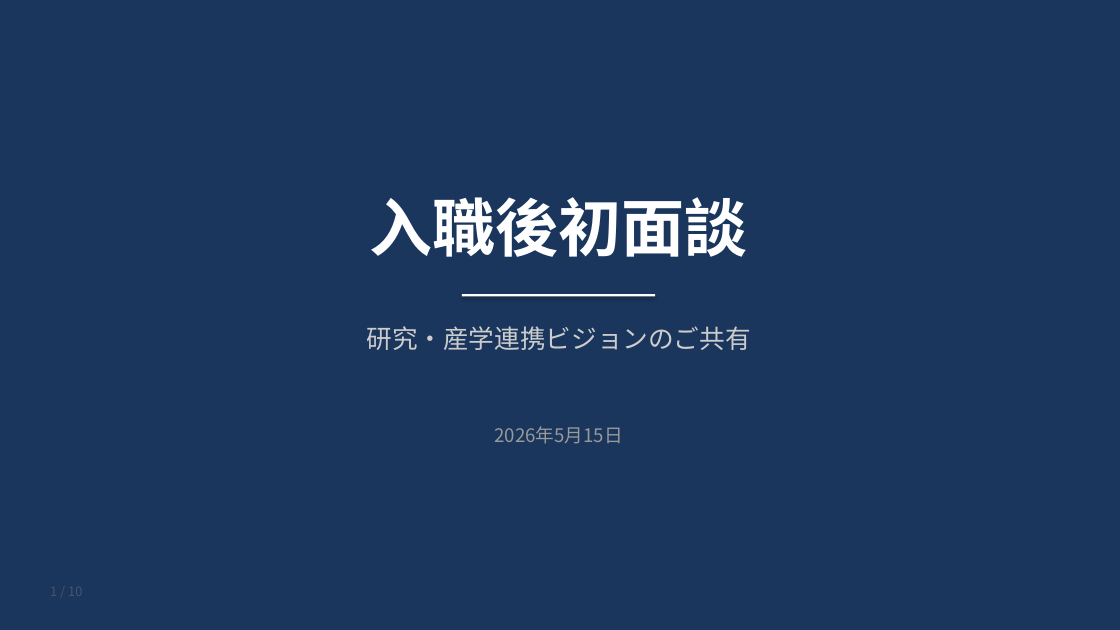
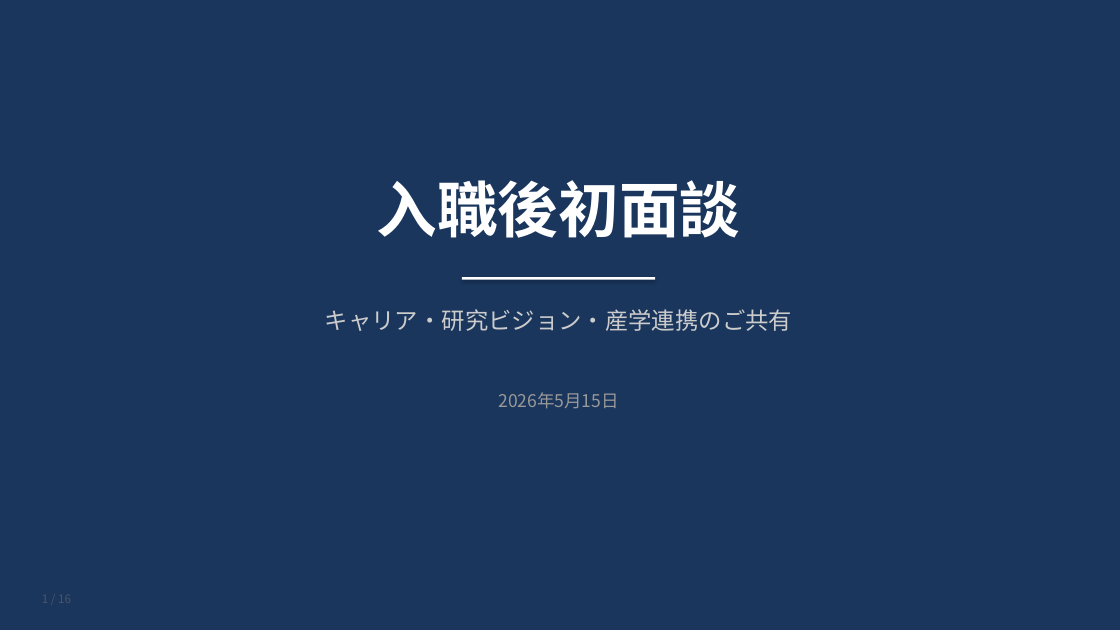
Before and after one commit to bougtoir/kotha-rct-decomposition, a slide deck: slide 1 of meeting-slides/meeting_slides.pptx. Drawn at 1120x630 pixels with LibreOffice and Linux fonts; fonts in the diff are those of the drawing. Boxes give left, top, right and bottom in pixels: in the first picture for what was removed or moved away, otherwise in the second. Text is boxed around its words. In the diff, an @@ line names an element or a change of style, - is before the commit and + after.

```diff
--- a/meeting-slides/meeting_slides.pptx
+++ b/meeting-slides/meeting_slides.pptx
@@ text "入職後初面談": place and size @@
-text "入職後初面談" at [370,197,748,257]
+text "入職後初面談" at [377,180,741,238]
@@ text "入職後初面談" at [377,180,741,238]: size 54 to 52 pt @@
@@ rectangle: place and size @@
-rectangle at [462,294,655,297]
+rectangle at [462,277,655,280]
@@ text at [325,309,792,331]: text changed; size 22 to 20 pt @@
-研究・産学連携ビジョンのご共有
+キャリア・研究ビジョン・産学連携のご共有
@@ text "2026年5月15日": place and size @@
-text "2026年5月15日" at [494,426,622,444]
+text "2026年5月15日" at [498,392,618,409]
@@ text "2026年5月15日" at [498,392,618,409]: size 16 to 15 pt @@
```
Also in this commit, not shown: 4 other slides changed, 11 slides added, 5 slides removed, 5 other files.
